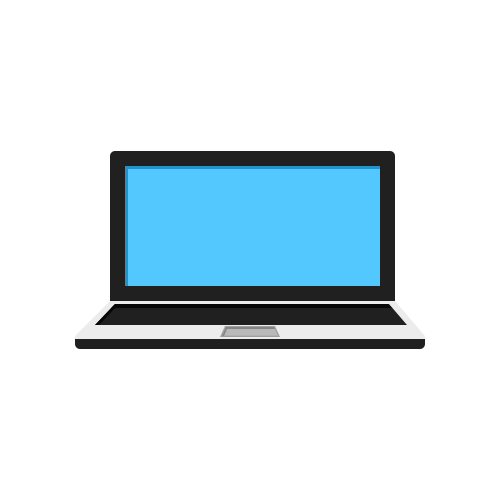
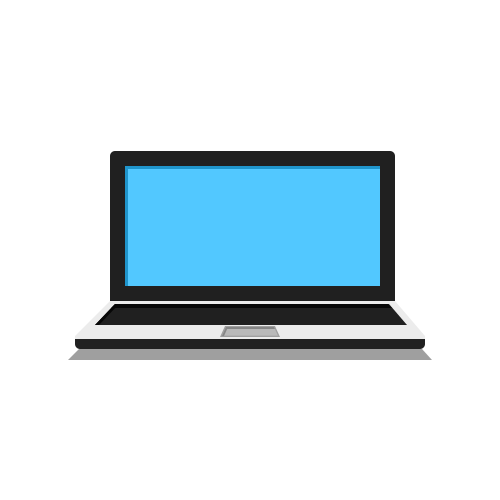
Two versions of the same layered image (500×500). Layer-by-layer changes:
added layer "laptopShadow" (1st of 2, in "laptop" › "base") in group "base" over box(68, 349, 432, 360)
